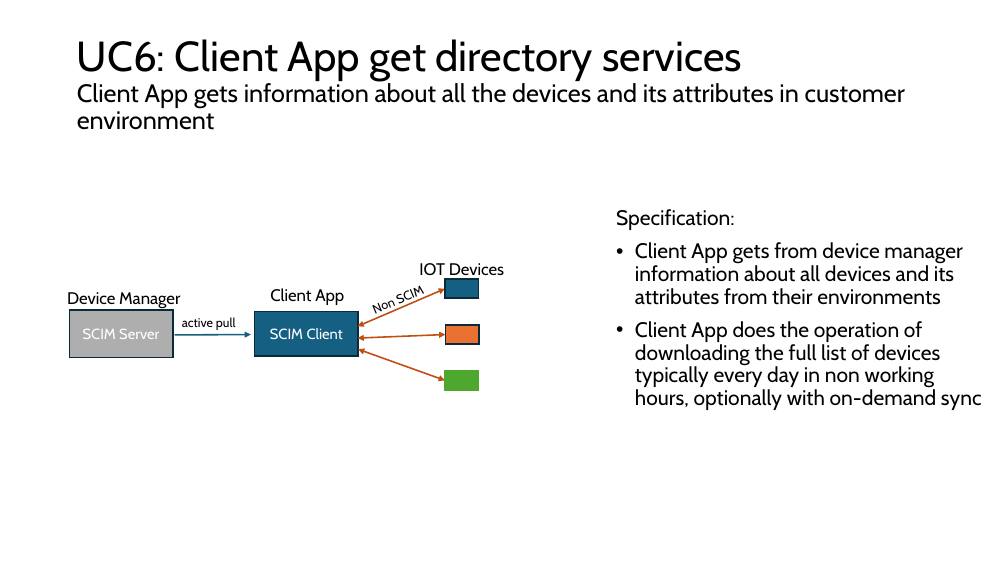
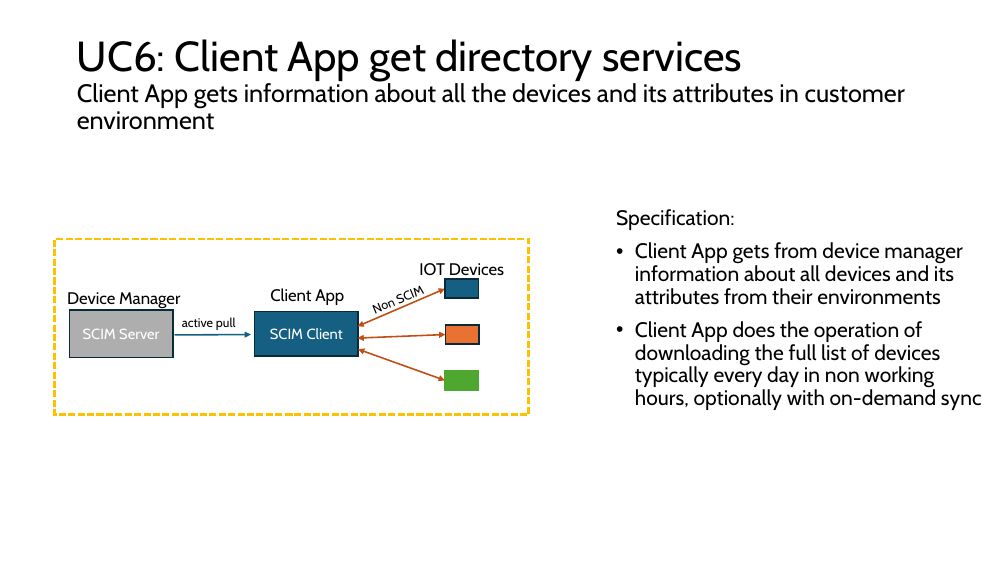
Before and after one commit to pamelatech/scim-use-case-revamp, a slide deck: slide 29 of Use Cases 29 Mar 2024.pptx (slide 32 before the commit). Drawn at 1008x567 pixels with LibreOffice and Linux fonts; fonts in the diff are those of the drawing. Boxes give left, top, right and bottom in pixels: in the first picture for what was removed or moved away, otherwise in the second. Text is boxed around its words. In the diff, an @@ line names an element or a change of style, - is before the commit and + after.

```diff
--- a/Use Cases 29 Mar 2024.pptx
+++ b/Use Cases 29 Mar 2024.pptx
@@ rectangle added at (54, 240, 529, 415), outline #FFC000 2.25 pt dashed @@
```
Also in this commit, not shown: 13 other slides changed, 1 other file.
